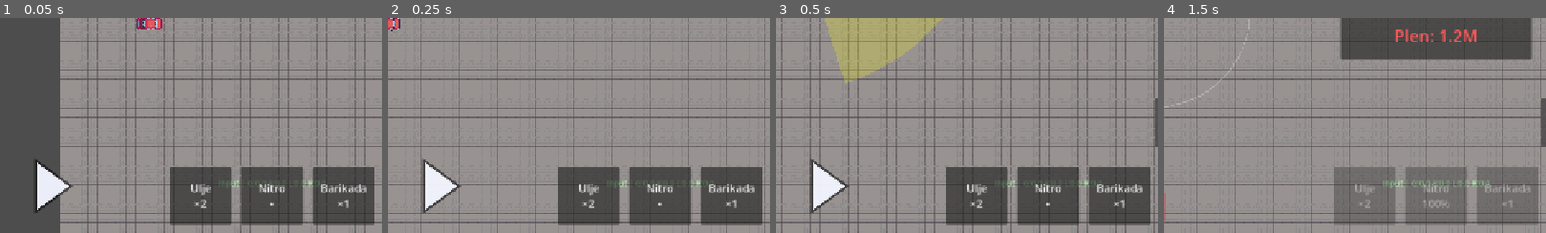
Above: before the commit, frames 1-4 (left to right).
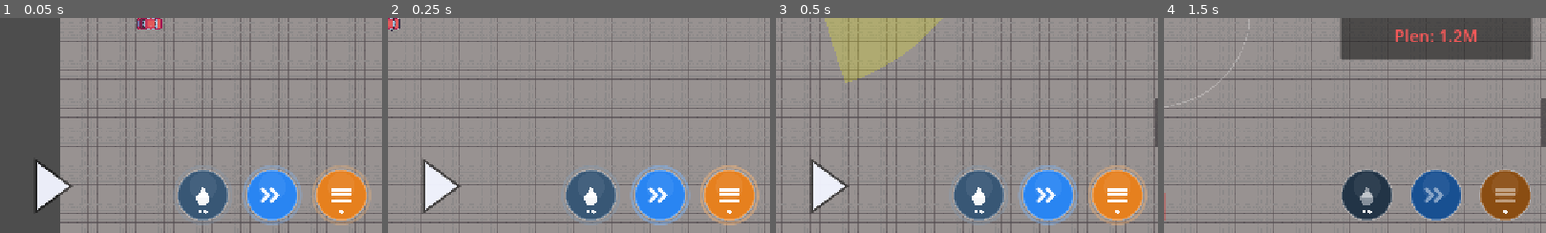
Above: after the commit, the same moments.

Repository: Gubari/Getaway-Racing
Game: Godot game, scene res://scenes/main/main.tscn
Same seed, same stepped clock (60 frames per second), same inputs: the game is played once before the commit and once after it.
Inputs (mouse positions are % of the whole screen's width and height, from its top left):
- Up to frame 1 (0.05 s): no input
- Up to frame 2 (0.25 s): no input
- Up to frame 3 (0.5 s): no input
- Up to frame 4 (1.5 s): move the mouse to (72, 45) at 0.52 s; hold D (steer_right) 0.53-1.25 s; tap W (gas) at 0.6 s; click (72, 45) at 0.67 s; drag from (30, 55) to (94, 50) at 1.27 s
The pictures show only the part of the screen within x 14-64%, y 49-99%; the shares and areas given below are measured in that part.

The runs differ from the first frame. In frame 1, 13% of the frame differs, in the area x 44-98%, y 68-97%; in frame 2, 13%; in frame 3, 13%; in frame 4, 12%.

Commit message:
Police Spawner

Diff:
--- a/scenes/cards/ability_bar.gd
+++ b/scenes/cards/ability_bar.gd
@@ -1,10 +1,8 @@
 extends Control
-## UI: ability dugmad (dno-centar, izmedju strelica i pedala). Vlasnik: B.
-## Cita stanje iz "ability_manager" (CardManager) i poziva activate() na tap.
-## Finalni placement uskladiti sa D (touch_controls rezervise card_strip dole).
+## UI: ability dugmad (custom-crtana kruzna, dno-centar). Vlasnik: B.
+## Cita stanje iz "ability_manager" (CardManager). Crtanje/tap je u AbilityButton.
 
 var _manager: Node
-var _buttons: Array[Button] = []
 
 @onready var _row: HBoxContainer = $Row
 
@@ -13,30 +11,8 @@
 	if _manager == null:
 		push_warning("AbilityBar: nema ability_manager u sceni")
 		return
+	_row.add_theme_constant_override("separation", 18)
 	for i in _manager.abilities.size():
-		var b := Button.new()
-		b.custom_minimum_size = Vector2(104, 80)
-		b.focus_mode = Control.FOCUS_NONE
-		b.add_theme_font_size_override("font_size", 18)
-		b.pressed.connect(_manager.activate.bind(i))
+		var b := AbilityButton.new()
+		b.setup(_manager, i)
 		_row.add_child(b)
-		_buttons.append(b)
-
-func _process(_delta: float) -> void:
-	if _manager == null:
-		return
-	for i in _buttons.size():
-		var ab: Card = _manager.get_ability(i)
-		if ab == null:
-			continue
-		var avail: bool = _manager.is_ready(i)
-		var txt := ab.display_name
-		var charges: int = _manager.get_charges(i)
-		if charges >= 0:
-			txt += "\n×%d" % charges          # moc na ogranicen broj (ulje/barikada)
-		elif not avail:
-			txt += "\n%d%%" % int(round(_manager.get_cooldown_ratio(i) * 100.0))  # cooldown (nitro)
-		else:
-			txt += "\n•"
-		_buttons[i].text = txt
-		_buttons[i].disabled = not avail
--- /dev/null
+++ b/scenes/cards/ability_button.gd
@@ -0,0 +1,119 @@
+extends Control
+class_name AbilityButton
+## Custom-crtano kruzno dugme moci: radijalni cooldown "sat", glow kad je spremno,
+## proceduralna ikonica po tipu, charge-pip tackice, press efekat. Vlasnik: B.
+
+var manager: Node
+var index: int
+
+var _color := Color(0.4, 0.4, 0.45)
+var _type: int = -1
+var _radius := 42.0
+var _time := 0.0
+var _press := 0.0
+var _last_tap_ms: int = -1000   # debounce za mouse+touch duplikat istog tapa
+
+func setup(mgr: Node, idx: int) -> void:
+	manager = mgr
+	index = idx
+	var ab: Card = manager.get_ability(idx)
+	_type = ab.type if ab != null else -1
+	_color = _color_for(_type)
+	custom_minimum_size = Vector2(98, 98)
+	mouse_filter = Control.MOUSE_FILTER_STOP
+
+func _process(delta: float) -> void:
+	_time += delta
+	if _press > 0.0:
+		_press = maxf(0.0, _press - delta * 4.0)
+	queue_redraw()
+
+func _gui_input(event: InputEvent) -> void:
+	var tap: bool = (event is InputEventMouseButton and event.pressed and event.button_index == MOUSE_BUTTON_LEFT) \
+		or (event is InputEventScreenTouch and event.pressed)
+	if not tap:
+		return
+	# isti tap moze da okine i mouse i touch event -> ignorisi duplikat u 120ms
+	var now := Time.get_ticks_msec()
+	if now - _last_tap_ms < 120:
+		return
+	_last_tap_ms = now
+	if manager != null and manager.is_ready(index) and manager.activate(index):
+		_press = 1.0
+
+func _draw() -> void:
+	if manager == null:
+		return
+	var c := size * 0.5
+	var avail: bool = manager.is_ready(index)
+	var ratio: float = manager.get_cooldown_ratio(index)
+	var charges: int = manager.get_charges(index)
+	var r := _radius * (1.0 - _press * 0.1)
+
+	# pulsirajuci glow prsten kad je spremno
+	if avail:
+		var g := 0.30 + 0.22 * sin(_time * 5.0)
+		draw_arc(c, r + 6.0, 0.0, TAU, 48, Color(_color.lightened(0.4), g), 3.0, true)
+
+	# baza + highlight + obod
+	var base := _color if avail else _color.darkened(0.4)
+	draw_circle(c, r, base)
+	draw_circle(c - Vector2(0, r * 0.35), r * 0.55, Color(1, 1, 1, 0.06))
+	draw_arc(c, r, 0.0, TAU, 48, Color(1, 1, 1, 0.28), 2.0, true)
+
+	# cooldown "sat" (tamni sektor koji se prazni kako se puni)
+	if charges < 0 and ratio < 1.0:
+		var start := -PI / 2.0
+		_draw_sector(c, r - 1.0, start, start + (1.0 - ratio) * TAU, Color(0, 0, 0, 0.55))
+
+	_draw_icon(c, r, avail)
+
+	if charges >= 0:
+		_draw_pips(c, r, charges)
+
+func _draw_sector(c: Vector2, radius: float, start: float, end: float, color: Color) -> void:
+	var pts := PackedVector2Array([c])
+	for i in range(41):
+		pts.append(c + Vector2.from_angle(lerpf(start, end, i / 40.0)) * radius)
+	draw_colored_polygon(pts, color)
+
+func _draw_icon(c: Vector2, r: float, avail: bool) -> void:
+	var col := Color(1, 1, 1, 0.95 if avail else 0.45)
+	var s := r * 0.52
+	match _type:
+		Card.Type.NITRO:   # dva chevrona (brzina)
+			for off: float in [-s * 0.5, s * 0.2]:
+				draw_polyline(PackedVector2Array([
+					c + Vector2(off - s * 0.3, -s * 0.5),
+					c + Vector2(off + s * 0.2, 0.0),
+					c + Vector2(off - s * 0.3, s * 0.5),
+				]), col, 5.0, true)
+		Card.Type.OIL:     # kapljica
+			draw_circle(c + Vector2(0, s * 0.28), s * 0.52, col)
+			draw_colored_polygon(PackedVector2Array([
+				c + Vector2(0, -s * 0.72),
+				c + Vector2(s * 0.42, s * 0.18),
+				c + Vector2(-s * 0.42, s * 0.18),
+			]), col)
+		Card.Type.BARRICADE:   # tri horizontalne sipke (rampa)
+			for k in 3:
+				var yy := -s * 0.45 + k * s * 0.45
+				draw_line(c + Vector2(-s * 0.75, yy), c + Vector2(s * 0.75, yy), col, 5.0)
+		_:
+			draw_circle(c, s * 0.4, col)
+
+func _draw_pips(c: Vector2, r: float, charges: int) -> void:
+	if charges <= 0:
+		return
+	var gap := 9.0
+	var start_x := c.x - (charges - 1) * gap * 0.5
+	var y := c.y + r * 0.66
+	for k in charges:
+		draw_circle(Vector2(start_x + k * gap, y), 3.2, Color(1, 1, 1, 0.9))
+
+func _color_for(t: int) -> Color:
+	match t:
+		Card.Type.OIL: return Color(0.22, 0.34, 0.46)
+		Card.Type.BARRICADE: return Color(0.9, 0.5, 0.12)
+		Card.Type.NITRO: return Color(0.16, 0.52, 0.95)
+		_: return Color(0.4, 0.4, 0.45)
--- a/scenes/levels/garage.gd
+++ b/scenes/levels/garage.gd
@@ -28,15 +28,21 @@
 	if not GameState.is_running:
 		return
 
-	var police := get_tree().get_first_node_in_group(Constants.GROUP_POLICE)
-	if police != null and police.has_method("is_returning") and police.is_returning():
-		GameState.reach_base()
+	if not _any_police_pursuing():
+		GameState.reach_base()   # pobeda SAMO kad nijedan policajac ne juri (svi odustali)
 		return
 
 	if _blocked_message_left <= 0.0:
 		GameState.garage_blocked.emit(BLOCKED_MESSAGE)
 		_blocked_message_left = blocked_message_cooldown
 
+## Da li bar JEDAN policajac aktivno juri (CHASE ili SEARCHING)?
+func _any_police_pursuing() -> bool:
+	for cop in get_tree().get_nodes_in_group(Constants.GROUP_POLICE):
+		if cop.has_method("is_actively_pursuing") and cop.is_actively_pursuing():
+			return true
+	return false
+
 func _draw() -> void:
 	var half := zone_size * 0.5
 	draw_rect(Rect2(-half, zone_size), Color(0.2, 0.75, 0.35, 0.35))
--- a/scenes/main/main.tscn
+++ b/scenes/main/main.tscn
@@ -13,6 +13,7 @@
 [ext_resource type="Resource" uid="uid://bud036g1grhwj" path="res://resources/cards/ulje.tres" id="10"]
 [ext_resource type="Resource" uid="uid://pw0lr6j6l6o8" path="res://resources/cards/nitro.tres" id="11"]
 [ext_resource type="Resource" uid="uid://p3dmeg04qw3b" path="res://resources/cards/barikada.tres" id="12"]
+[ext_resource type="Script" path="res://scenes/police/police_spawner.gd" id="13"]
 
 [node name="Main" type="Node2D" unique_id=1089452316]
 script = ExtResource("1")
@@ -40,6 +41,11 @@
 lose_sight_grace = 4.0
 wall_crash_enabled = false
 
+[node name="PoliceSpawner" type="Node2D" parent="."]
+position = Vector2(150, 200)
+script = ExtResource("13")
+police_scene = ExtResource("3")
+
 [node name="Garage" parent="." unique_id=1636931700 instance=ExtResource("7")]
 position = Vector2(1306, 803)
 
--- a/scenes/police/police.gd
+++ b/scenes/police/police.gd
@@ -26,6 +26,11 @@
 @export var corner_min_speed: float = 0.35    # min mnozilac brzine u najostrijem zaokretu (koci za zaokret)
 @export var approach_distance: float = 120.0  # u roamu: u ovom dometu od mete pocinje da usporava (da stane, ne kruzi)
 
+@export_group("Formacija (vise auta)")
+@export var lane_spacing: float = 55.0        # bocni razmak po slotu (trake)
+@export var row_spacing: float = 50.0         # pomeraj u dubinu (flankeri idu pozadi -> klin/V)
+@export var formation_range: float = 250.0    # blize od ovoga -> konvergiraju ka igracu (za hvatanje)
+
 @export_group("Driving")
 @export var acceleration: float = 480.0
 @export var max_speed: float = 420.0
@@ -86,6 +91,7 @@
 	add_to_group(Constants.GROUP_POLICE)
 	player = get_tree().get_first_node_in_group(Constants.GROUP_PLAYER)
 	los_ray.collision_mask = Constants.LAYER_WALLS   # raycast vidi SAMO zidove
+	collision_mask = Constants.LAYER_WALLS | Constants.LAYER_POLICE   # sudara se sa zidovima I drugim policajcima (ne preklapaju se)
 	home_position = global_position
 	# Na startu krece ka igracu (alarm zna gde si), NE ka (0,0) = cosak mape.
 	last_known_pos = player.global_position if player != null else global_position
@@ -175,7 +181,7 @@
 		if d.length() > 4.0:
 			last_seen_dir = d.normalized()   # zapamti kuda igrac ide
 		last_known_pos = player.global_position
-		move_target = player.global_position
+		move_target = _formation_target(player.global_position)
 		agent.target_position = move_target
 		_move(delta, chase_speed)
 		if GameState.is_running and global_position.distance_to(player.global_position) <= catch_distance:
@@ -189,11 +195,29 @@
 			if d.length() > 4.0:
 				last_seen_dir = d.normalized()
 			last_known_pos = player.global_position   # prati stvarnu poziciju dok traje vruca potera
-			move_target = last_known_pos
+			move_target = _formation_target(last_known_pos)
 			agent.target_position = move_target
 			_move(delta, chase_speed)
 		else:
 			_enter_searching()
+
+## Pomeri metu u FORMACIJU po slotu (indeks medju policajcima): bocno + u dubinu
+## (klin/V -> flankeri idu pozadi). Blizu igraca pomeraj nestaje pa konvergiraju.
+func _formation_target(base: Vector2) -> Vector2:
+	var cops := get_tree().get_nodes_in_group(Constants.GROUP_POLICE)
+	var total := cops.size()
+	if total <= 1:
+		return base
+	var to_base := base - global_position
+	var dist := to_base.length()
+	if dist < 1.0:
+		return base
+	var dir := to_base / dist
+	var perp := Vector2(-dir.y, dir.x)
+	var rank := float(cops.find(self)) - float(total - 1) * 0.5
+	var factor := clampf(dist / formation_range, 0.0, 1.0)   # blizu -> konvergira (hvatanje)
+	var offset := perp * (rank * lane_spacing) - dir * (absf(rank) * row_spacing)
+	return base + offset * factor
 
 func _enter_searching() -> void:
 	state = State.SEARCHING
--- /dev/null
+++ b/scenes/police/police_spawner.gd
@@ -0,0 +1,83 @@
+extends Node2D
+## Policijska stanica: spawn point + eskalacija policajaca. Pravi DODATNE policajce
+## na SVOJOJ poziciji do cap-a (iz heat config-a nivoa). Usput broji policajce u
+## poteri i hrani GameState heat (HUD). Staticki Police u main.tscn je #1.
+## Vlasnik: B. Kad drug napravi stanicu -> samo pomeri ovaj cvor na nju.
+
+@export var police_scene: PackedScene
+@export var first_spawn_delay: float = 8.0  # kada dolazi prvo pojacanje
+@export var spawn_interval: float = 12.0    # sek izmedju pojacanja
+@export var spawn_spread: float = 60.0      # nasumican razmak oko stanice (da se ne preklapaju)
+@export var fallback_max: int = 5           # cap ako nivo ne da heat config
+
+# Podesavanja koja se kopiraju sa statickog policajca na spawnovane (da budu isti).
+const COPY_PROPS: Array[String] = [
+	"chase_speed", "search_speed", "return_speed",
+	"lose_sight_grace", "vision_range", "wall_crash_enabled",
+	"lane_spacing", "row_spacing", "formation_range",
+]
+
+var _cap: int = 5
+var _timer: float = 0.0
+var _template: Dictionary = {}
+
+func _ready() -> void:
+	_timer = first_spawn_delay
+	var level := _find_level()
+	if level != null:
+		var maxes: Vector3i = level.get_heat_tier_maxes()
+		GameState.configure_heat_tiers(maxes.x, maxes.y, maxes.z)
+		_cap = maxes.z   # tier 3 max = max broj vozila u poteri
+	else:
+		_cap = fallback_max
+	# zapamti stelovanje statickog #1 da spawnovani budu isti
+	var ref := get_tree().get_first_node_in_group(Constants.GROUP_POLICE)
+	if ref != null:
+		for p in COPY_PROPS:
+			_template[p] = ref.get(p)
+
+func _physics_process(delta: float) -> void:
+	if not GameState.is_running:
+		return
+	_report_heat()
+	if _police_count() >= _cap:
+		return
+	_timer -= delta
+	if _timer <= 0.0:
+		_spawn_one()
+		_timer = spawn_interval
+
+## Broji policajce u poteri (CHASE/SEARCHING) i pretrazi (SEARCHING) -> heat HUD.
+func _report_heat() -> void:
+	var pursuit := 0
+	var searching := 0
+	for cop in get_tree().get_nodes_in_group(Constants.GROUP_POLICE):
+		if cop.has_method("is_actively_pursuing") and cop.is_actively_pursuing():
+			pursuit += 1
+		if cop.has_method("is_searching") and cop.is_searching():
+			searching += 1
+	GameState.update_heat_from_police(pursuit, searching)
+
+func _police_count() -> int:
+	return get_tree().get_nodes_in_group(Constants.GROUP_POLICE).size()
+
+func _spawn_one() -> void:
+	if police_scene == null:
+		return
+	var cop := police_scene.instantiate()
+	for p in _template:
+		cop.set(p, _template[p])   # isto stelovanje kao staticki #1
+	cop.global_position = _spawn_pos()
+	get_tree().current_scene.add_child(cop)
+
+## Pozicija stanice + mali nasumican razmak, snap-ovan na navmesh (na put).
+func _spawn_pos() -> Vector2:
+	var offset := Vector2(randf_range(-spawn_spread, spawn_spread), randf_range(-spawn_spread, spawn_spread))
+	var p := global_position + offset
+	return NavigationServer2D.map_get_closest_point(get_world_2d().navigation_map, p)
+
+func _find_level() -> Node:
+	for child in get_tree().current_scene.get_children():
+		if child.has_method("get_heat_tier_maxes"):
+			return child
+	return null
--- a/scenes/ui/hud.tscn
+++ b/scenes/ui/hud.tscn
@@ -1,13 +1,13 @@
-[gd_scene load_steps=4 format=3]
+[gd_scene format=3 uid="uid://b84rrcc37cfo1"]
 
-[ext_resource type="Script" path="res://scenes/ui/hud.gd" id="1"]
-[ext_resource type="PackedScene" path="res://scenes/ui/touch_controls.tscn" id="2"]
+[ext_resource type="Script" uid="uid://dg0w81mtrug08" path="res://scenes/ui/hud.gd" id="1"]
+[ext_resource type="PackedScene" uid="uid://dctq1ea7f8kuq" path="res://scenes/ui/touch_controls.tscn" id="2"]
 [ext_resource type="PackedScene" path="res://scenes/cards/ability_bar.tscn" id="3"]
 
-[node name="HUD" type="CanvasLayer"]
+[node name="HUD" type="CanvasLayer" unique_id=500711014]
 script = ExtResource("1")
 
-[node name="Control" type="Control" parent="."]
+[node name="Control" type="Control" parent="." unique_id=118179893]
 layout_mode = 3
 anchors_preset = 15
 anchor_right = 1.0
@@ -16,7 +16,7 @@
 grow_vertical = 2
 mouse_filter = 2
 
-[node name="LootLabel" type="Label" parent="Control"]
+[node name="LootLabel" type="Label" parent="Control" unique_id=89691889]
 layout_mode = 0
 offset_left = 16.0
 offset_top = 16.0
@@ -26,7 +26,7 @@
 theme_override_font_sizes/font_size = 24
 text = "Plen: 100k"
 
-[node name="HeatLabel" type="Label" parent="Control"]
+[node name="HeatLabel" type="Label" parent="Control" unique_id=1934399484]
 layout_mode = 0
 offset_left = 16.0
 offset_top = 52.0
@@ -36,7 +36,7 @@
 theme_override_font_sizes/font_size = 18
 text = "Heat: 0"
 
-[node name="WinPanel" type="PanelContainer" parent="Control"]
+[node name="WinPanel" type="PanelContainer" parent="Control" unique_id=1362548542]
 visible = false
 layout_mode = 1
 anchors_preset = 8
@@ -51,21 +51,21 @@
 grow_horizontal = 2
 grow_vertical = 2
 
-[node name="MarginContainer" type="MarginContainer" parent="Control/WinPanel"]
+[node name="MarginContainer" type="MarginContainer" parent="Control/WinPanel" unique_id=1534461940]
 layout_mode = 2
 theme_override_constants/margin_left = 16
 theme_override_constants/margin_top = 12
 theme_override_constants/margin_right = 16
 theme_override_constants/margin_bottom = 12
 
-[node name="WinLabel" type="Label" parent="Control/WinPanel/MarginContainer"]
+[node name="WinLabel" type="Label" parent="Control/WinPanel/MarginContainer" unique_id=434238835]
 layout_mode = 2
 theme_override_colors/font_color = Color(0.3, 1, 0.5, 1)
 theme_override_font_sizes/font_size = 28
 text = "Pobeda!"
 horizontal_alignment = 1
 
-[node name="GameOverPanel" type="PanelContainer" parent="Control"]
+[node name="GameOverPanel" type="PanelContainer" parent="Control" unique_id=928907465]
 visible = false
 layout_mode = 1
 anchors_preset = 8
@@ -80,21 +80,21 @@
 grow_horizontal = 2
 grow_vertical = 2
 
-[node name="MarginContainer" type="MarginContainer" parent="Control/GameOverPanel"]
+[node name="MarginContainer" type="MarginContainer" parent="Control/GameOverPanel" unique_id=1973662734]
 layout_mode = 2
 theme_override_constants/margin_left = 16
 theme_override_constants/margin_top = 12
 theme_override_constants/margin_right = 16
 theme_override_constants/margin_bottom = 12
 
-[node name="GameOverLabel" type="Label" parent="Control/GameOverPanel/MarginContainer"]
+[node name="GameOverLabel" type="Label" parent="Control/GameOverPanel/MarginContainer" unique_id=1267650282]
 layout_mode = 2
 theme_override_colors/font_color = Color(1, 0.35, 0.35, 1)
 theme_override_font_sizes/font_size = 28
 text = "Uhvacen!"
 horizontal_alignment = 1
 
-[node name="BlockedPanel" type="PanelContainer" parent="Control"]
+[node name="BlockedPanel" type="PanelContainer" parent="Control" unique_id=1311697392]
 visible = false
 layout_mode = 1
 anchors_preset = 8
@@ -109,14 +109,14 @@
 grow_horizontal = 2
 grow_vertical = 2
 
-[node name="MarginContainer" type="MarginContainer" parent="Control/BlockedPanel"]
+[node name="MarginContainer" type="MarginContainer" parent="Control/BlockedPanel" unique_id=1220621126]
 layout_mode = 2
 theme_override_constants/margin_left = 16
 theme_override_constants/margin_top = 12
 theme_override_constants/margin_right = 16
 theme_override_constants/margin_bottom = 12
 
-[node name="BlockedLabel" type="Label" parent="Control/BlockedPanel/MarginContainer"]
+[node name="BlockedLabel" type="Label" parent="Control/BlockedPanel/MarginContainer" unique_id=2053787213]
 layout_mode = 2
 theme_override_colors/font_color = Color(1, 0.75, 0.2, 1)
 theme_override_font_sizes/font_size = 24
@@ -124,13 +124,9 @@
 horizontal_alignment = 1
 autowrap_mode = 2
 
-[node name="TouchControls" parent="Control" instance=ExtResource("2")]
+[node name="TouchControls" parent="Control" unique_id=1998590896 instance=ExtResource("2")]
 layout_mode = 1
-anchors_preset = 15
-anchor_right = 1.0
-anchor_bottom = 1.0
-grow_horizontal = 2
-grow_vertical = 2
-mouse_filter = 1
+show_input_debug = false
 
-[node name="AbilityBar" parent="Control" instance=ExtResource("3")]
+[node name="AbilityBar" parent="Control" unique_id=785047215 instance=ExtResource("3")]
+layout_mode = 1
--- a/scenes/ui/touch_controls.gd
+++ b/scenes/ui/touch_controls.gd
@@ -208,7 +208,7 @@
 		_fill_round_rect(
 			image,
 			Rect2i(inner.position.x + int(inner.size.x * 0.16), ry, int(inner.size.x * 0.68), rib_h),
-			rib_h / 2,
+			int(rib_h / 2.0),
 			PEDAL_GRIP
 		)
 
@@ -239,10 +239,10 @@
 	var y0 := rect.position.y
 	var x1 := rect.end.x
 	var y1 := rect.end.y
-	var r := clampi(corner, 0, int(mini(rect.size.x, rect.size.y) / 2))
+	var r := clampi(corner, 0, int(mini(rect.size.x, rect.size.y) / 2.0))
 
 	var tl := Vector2(x0 + r, y0 + r)
-	var tr := Vector2(x1 - r, y0 + r)
+	var c_tr := Vector2(x1 - r, y0 + r)
 	var bl := Vector2(x0 + r, y1 - r)
 	var br := Vector2(x1 - r, y1 - r)
 
@@ -258,7 +258,7 @@
 			if x < x0 + r and y < y0 + r:
 				inside = p.distance_to(tl) <= r
 			elif x >= x1 - r and y < y0 + r:
-				inside = p.distance_to(tr) <= r
+				inside = p.distance_to(c_tr) <= r
 			elif x < x0 + r and y >= y1 - r:
 				inside = p.distance_to(bl) <= r
 			elif x >= x1 - r and y >= y1 - r:
--- a/scripts/game_state.gd
+++ b/scripts/game_state.gd
@@ -30,12 +30,14 @@
 # ------------------------------------------------------------------
 # SIGNALI: karte                   (EMITUJE: B / CardManager)
 # ------------------------------------------------------------------
-signal card_played(card_type: int)   # A slusa (npr. nitro = burst brzine)
+@warning_ignore("unused_signal")
+signal card_played(card_type: int)   # A slusa (npr. nitro = burst brzine); emituje CardManager
 
 # ------------------------------------------------------------------
 # SIGNALI: garaža / level          (EMITUJE: Garage -> A)
 # ------------------------------------------------------------------
-signal garage_blocked(message: String)   # D slusa za HUD poruku
+@warning_ignore("unused_signal")
+signal garage_blocked(message: String)   # D slusa za HUD poruku; emituje Garage
 
 # ------------------------------------------------------------------
 # SIGNALI: stanje igre / statovi   (EMITUJE: GameState)
@@ -111,7 +113,7 @@
 	loot_amount = maxf(0.0, loot_amount - amount)
 	loot_changed.emit(loot_amount)
 
-static func format_loot(amount: float) -> String:
+func format_loot(amount: float) -> String:
 	var rounded := roundi(amount)
 	if rounded >= 1_000_000:
 		var millions := float(rounded) / 1_000_000.0
Not shown, added: scenes/cards/ability_button.gd.uid
Not shown, added: scenes/police/police_spawner.gd.uid
